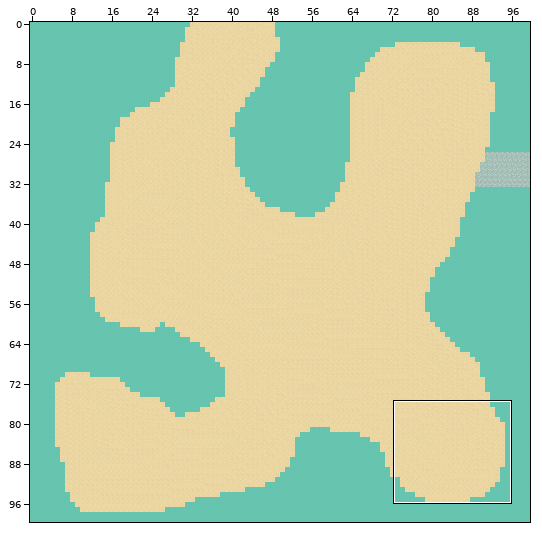
One commit to this Tiled map: Elvernes forbandelse/ElvenCurse.Core/Maps/03.tmx. Above, an overview of the earlier version with the close-up marked.
Close-up. Before the commit:
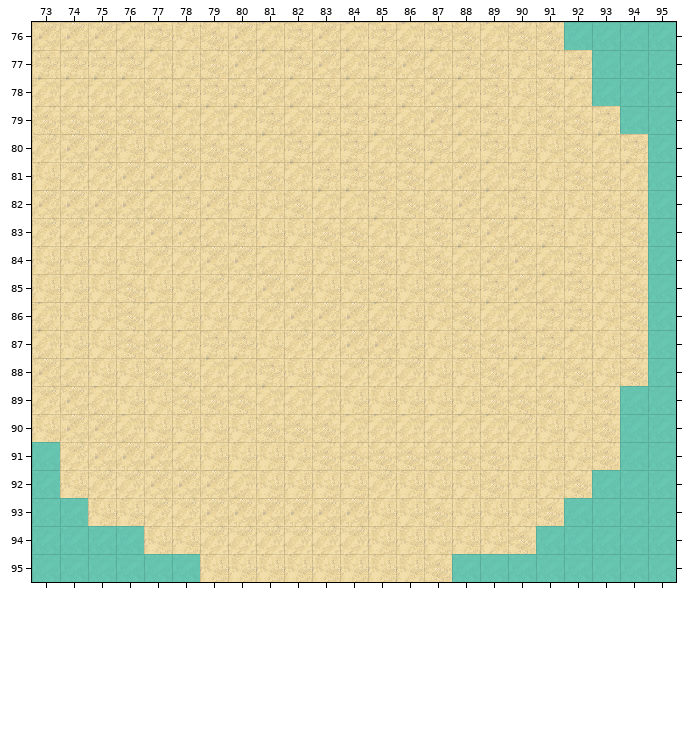
Cells are 32x32 px. Shown: x 73..95, y 76..95. The commit also changed other parts of the map, which this record leaves out.
New version:
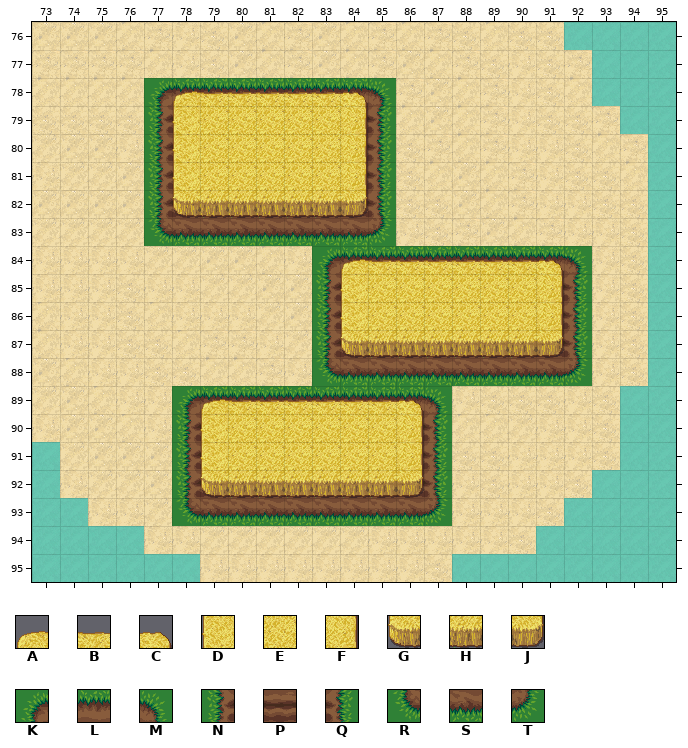
Key: from "Terrain": A 271, B 272, C 273, D 303, E 304, F 305, G 335, H 336, J 337, K 643, L 644, M 645, N 675, P 676, Q 677, R 707, S 708, T 709.
_ is an empty cell.
Tiles of an added or newly shown layer are drawn over the layers below it.
Changes in this commit:
Changed rows in their new state; . is an unchanged cell.
Layer "Tile Layer 6" (added):
first column x 77:
78 KLLLLLLLM.......
79 NP.....PQ.......
80 NP.....PQ.......
81 NP.....PQ.......
82 NPPPPPPPQ.......
83 RSSSSSSST.......
84 ......KLLLLLLLLM
85 ......NP......PQ
86 ......NP......PQ
87 ......NPPPPPPPPQ
88 ......RSSSSSSSST
89 .KLLLLLLLLM.....
90 .NP......PQ.....
91 .NP......PQ.....
92 .NPPPPPPPPQ.....
93 .RSSSSSSSST.....
Layer "Tile Layer 7" (added):
first column x 78:
78 ABBBBBC.......
79 DEEEEEF.......
80 DEEEEEF.......
81 DEEEEEF.......
82 GHHHHHJ.......
84 ......ABBBBBBC
85 ......DEEEEEEF
86 ......DEEEEEEF
87 ......GHHHHHHJ
89 .ABBBBBBC.....
90 .DEEEEEEF.....
91 .DEEEEEEF.....
92 .GHHHHHHJ.....
Boxes around the changes in both close-ups, in picture pixels (x1, y1, x2, y2):
added: (144, 78, 592, 526)
